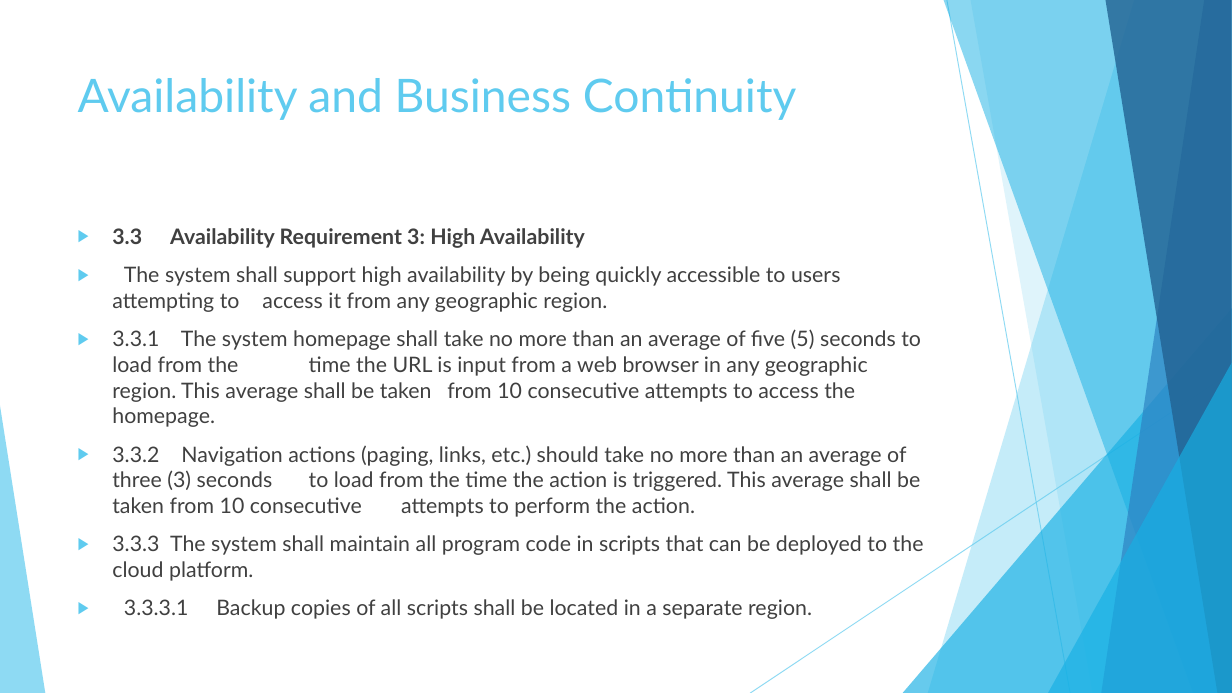
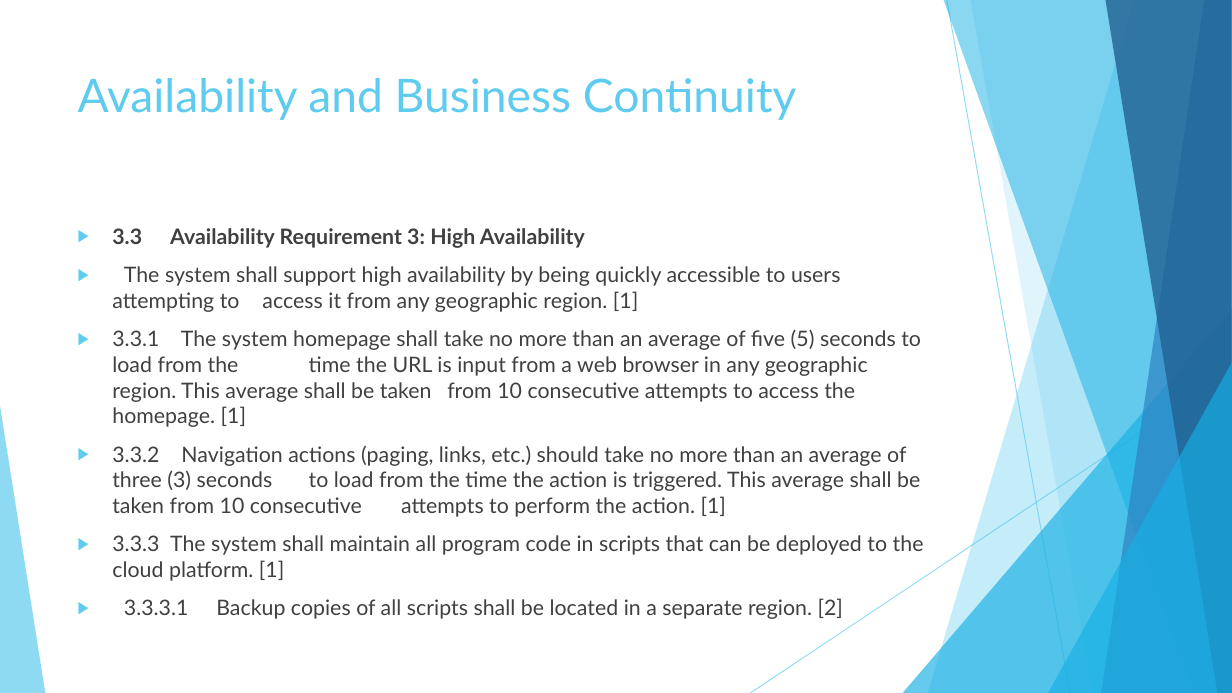
Before and after one commit to KodeFu/cse682, a slide deck: slide 22 of Test Framework Midterm Presentation 001.pptx. Drawn at 1232x693 pixels with LibreOffice and Linux fonts; fonts in the diff are those of the drawing. Boxes give left, top, right and bottom in pixels: in the first picture for what was removed or moved away, otherwise in the second. Text is boxed around its words. In the diff, an @@ line names an element or a change of style, - is before the commit and + after.

Commit message:
Updates to backup slides to include priorities and changed system usability from should to shall in Master Requirements Doc

```diff
--- a/Test Framework Midterm Presentation 001.pptx
+++ b/Test Framework Midterm Presentation 001.pptx
@@ text at box(112, 266, 924, 619): text changed @@
-▶ The system shall support high availability by being quickly accessible to users attempting to access it from any geographic region.
-▶ 3.3.1 The system homepage shall take no more than an average of five (5) seconds to load from the time the URL is input from a web browser in any geographic region. This average shall be taken from 10 consecutive attempts to access the homepage.
-▶ 3.3.2 Navigation actions (paging, links, etc.) should take no more than an average of three (3) seconds to load from the time the action is triggered. This average shall be taken from 10 consecutive attempts to perform the action.
-▶ 3.3.3 The system shall maintain all program code in scripts that can be deployed to the cloud platform.
-▶ 3.3.3.1 Backup copies of all scripts shall be located in a separate region.
+▶ The system shall support high availability by being quickly accessible to users attempting to access it from any geographic region. [1]
+▶ 3.3.1 The system homepage shall take no more than an average of five (5) seconds to load from the time the URL is input from a web browser in any geographic region. This average shall be taken from 10 consecutive attempts to access the homepage. [1]
+▶ 3.3.2 Navigation actions (paging, links, etc.) should take no more than an average of three (3) seconds to load from the time the action is triggered. This average shall be taken from 10 consecutive attempts to perform the action. [1]
+▶ 3.3.3 The system shall maintain all program code in scripts that can be deployed to the cloud platform. [1]
+▶ 3.3.3.1 Backup copies of all scripts shall be located in a separate region. [2]
```
Also in this commit, not shown: 5 other slides changed, 1 slide added, 1 other file.
